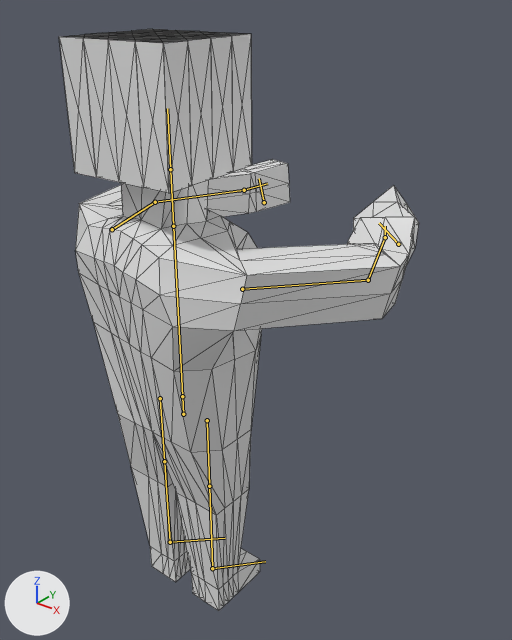
The glTF model Models/Robots/Robot0004.glb: old version first, new version second.
Rendered twice from a 50 mm camera at (4.45, -4.36, 3.07) aimed at (0.14, 1.02, -0.27). Arrows for +X, +Y and +Z are at lower left; the lights stay in place. The picture after the commit comes second. Both versions are drawn at frame 19 of the action 'slash_knife_r'; the numbers are the values there. The bones that bend it are drawn over the model as lines. Mesh edges are drawn as thin lines.

Objects in the first picture: 'Body'.
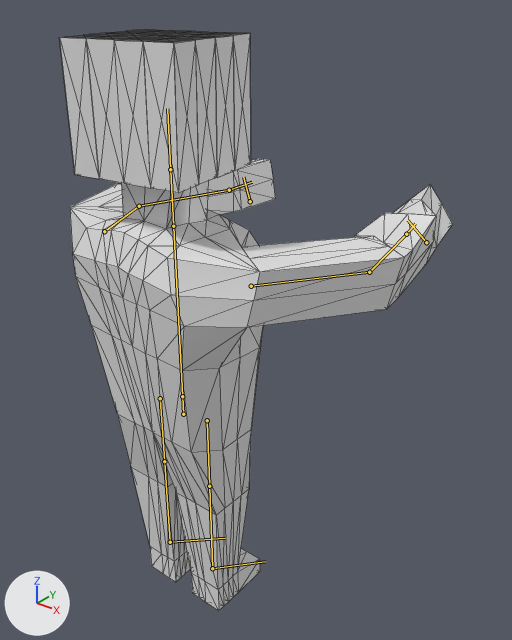
Commit message: Complete fixed knifes animations

What differs and where, as boxes [x1, y1, x2, y2] in the pictures (512 x 640 px):
'Body', posed (9% wider): before [59, 29, 419, 611]; after [59, 29, 452, 611]
bone 'UpperArm.L', root to tip: before (112, 229) to (155, 202); after (104, 231) to (139, 206)
bone 'LowerArm.L', root to tip: before (155, 202) to (244, 190); after (139, 206) to (229, 190)
bone 'UpperArm.R', root to tip: before (242, 289) to (368, 280); after (251, 286) to (369, 272)
bone 'LowerArm.R', root to tip: before (368, 280) to (385, 237); after (369, 272) to (406, 234)
bone 'Hand.R', root to tip: before (385, 237) to (385, 226); after (406, 234) to (415, 223)

The change in detail:
Bone 'Chest' (bone_chest) turns from (0, -10, 0) to (0, -5, 0) degrees about its own x, y and z.
Bone 'UpperArm.L' (bone_upperarm_l) turns from (-58, 0, 2) to (-57, 0, 5) degrees about its own x, y and z.
Bone 'LowerArm.L' (bone_lowerarm_l) turns from (-55, -5, 3) to (-62, -7, 4) degrees about its own x, y and z.
Bone 'UpperArm.R' (bone_upperarm_r) turns from (-59, 0, -1) to (-60, 0, -1) degrees about its own x, y and z.
Bone 'LowerArm.R' (bone_lowerarm_r) turns from (-63, 3, -3) to (-46, 4, -2) degrees about its own x, y and z.
Bone 'Hand.R' (bone_hand_r) turns from (-11, -48, 11) to (0, -49, 3) degrees about its own x, y and z.
